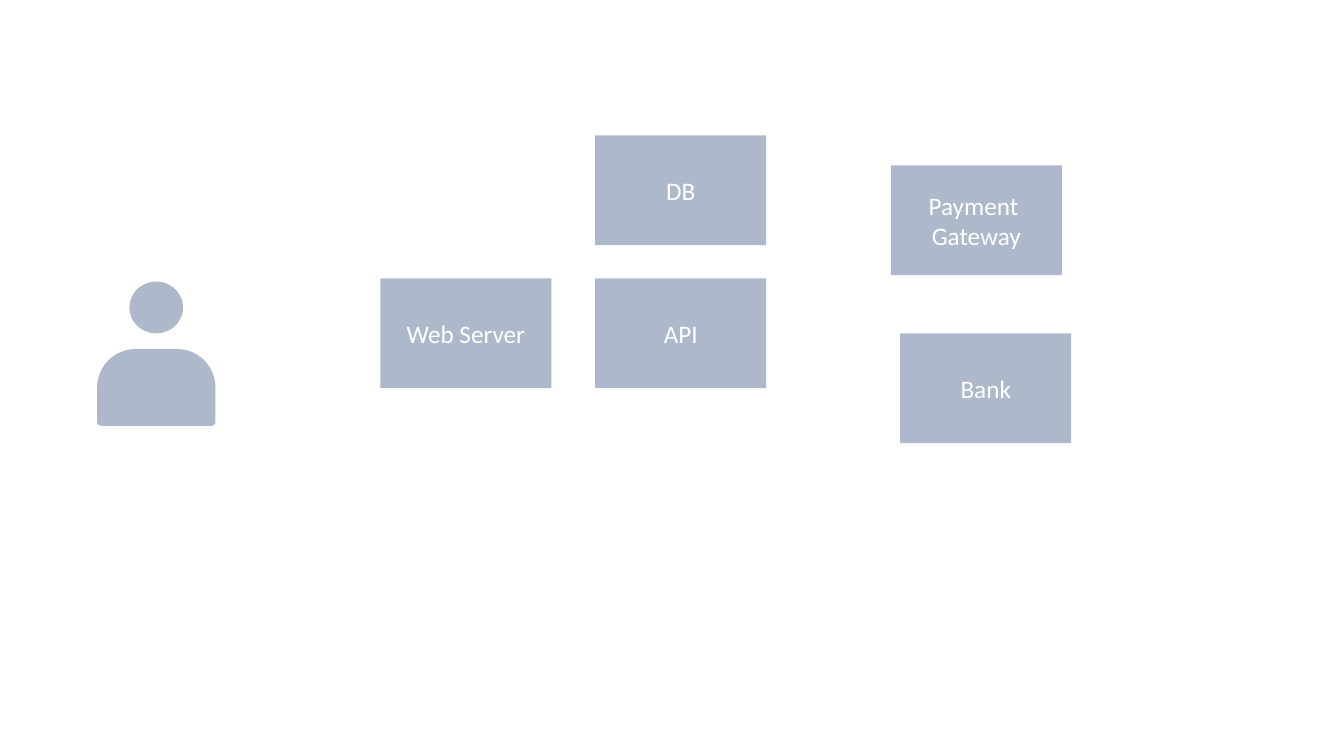
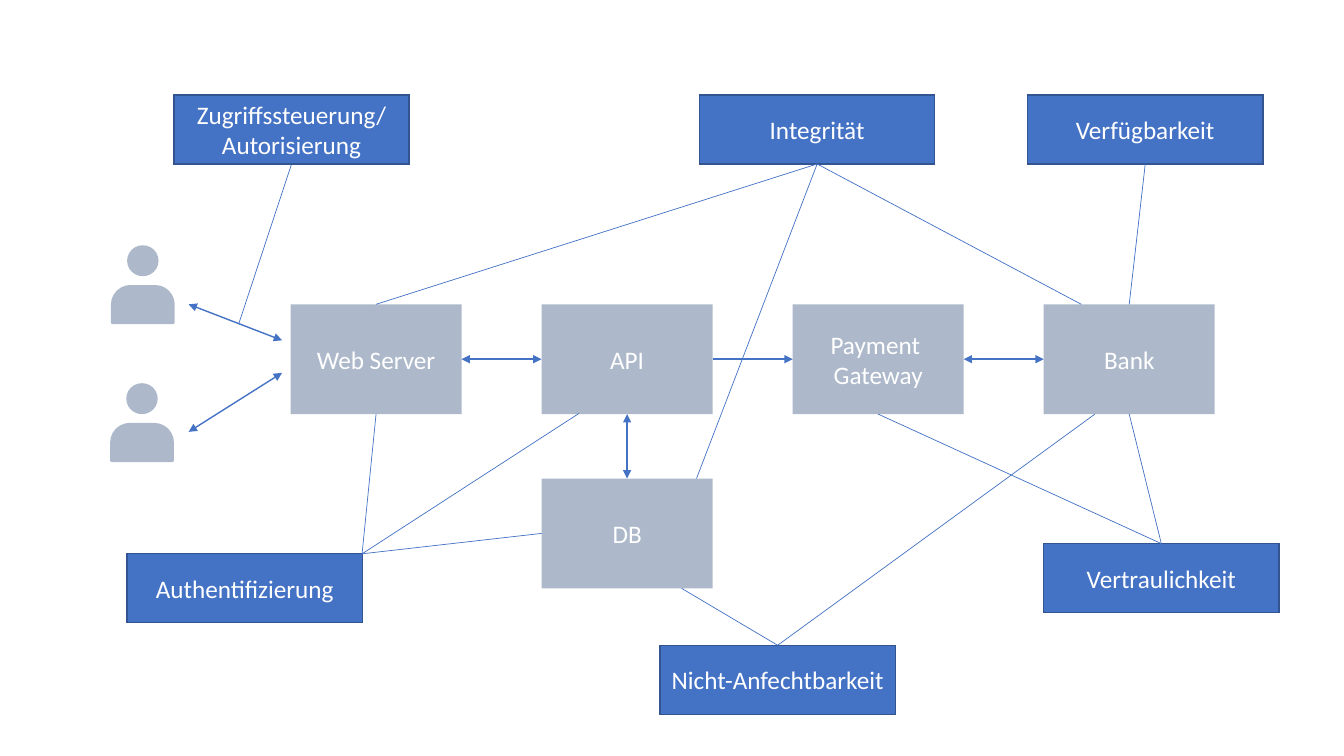
Before and after one commit to pafinkbeiner/swe-security, a slide deck: slide 1 of Dokumentation/Literatur/Architektur.pptx. Drawn at 1344x756 pixels with LibreOffice and Linux fonts; fonts in the diff are those of the drawing. Boxes give left, top, right and bottom in pixels: in the first picture for what was removed or moved away, otherwise in the second. Text is boxed around its words. In the diff, an @@ line names an element or a change of style, - is before the commit and + after.

Commit message:
Präsi

```diff
--- a/Dokumentation/Literatur/Architektur.pptx
+++ b/Dokumentation/Literatur/Architektur.pptx
@@ rectangle added at (174, 95, 409, 163), fill #4472C4, outline #325491 1 pt, 18 pt, text #FFFFFF @@
+Zugriffssteuerung/ Autorisierung
@@ rectangle added at (700, 95, 935, 163), fill #4472C4, outline #325491 1 pt, 18 pt, text #FFFFFF @@
+Integrität
@@ rectangle added at (1028, 95, 1263, 163), fill #4472C4, outline #325491 1 pt, 18 pt, text #FFFFFF @@
+Verfügbarkeit
@@ line added from (239, 325) to (291, 164), #4472C4 0.5 pt @@
@@ line added from (818, 164) to (376, 304), #4472C4 0.5 pt @@
@@ line added from (697, 479) to (818, 164), #4472C4 0.5 pt @@
@@ line added from (818, 164) to (1082, 304), #4472C4 0.5 pt @@
@@ line added from (1145, 164) to (1129, 304), #4472C4 0.5 pt @@
@@ ellipse: place and size @@
-ellipse at (129, 281, 182, 333)
+ellipse at (127, 245, 158, 276)
@@ round same rect: place and size @@
-round same rect at (97, 349, 215, 425)
+round same rect at (111, 285, 174, 325)
@@ double arrow added from (189, 304) to (282, 341), #4472C4 1 pt @@
@@ rectangle "Web Server": place and size @@
-rectangle "Web Server" at (380, 278, 552, 388)
+rectangle "Web Server" at (290, 304, 462, 414)
@@ rectangle "API": place and size @@
-rectangle "API" at (596, 278, 767, 388)
+rectangle "API" at (541, 304, 713, 414)
@@ rectangle "Payment": place and size @@
-rectangle "Payment" at (891, 165, 1063, 275)
+rectangle "Payment" at (792, 304, 964, 414)
@@ rectangle "Bank": place and size @@
-rectangle "Bank" at (900, 334, 1072, 444)
+rectangle "Bank" at (1044, 304, 1215, 414)
@@ double arrow added from (462, 359) to (541, 359), #4472C4 1 pt @@
@@ arrow added from (713, 359) to (792, 359), #4472C4 1 pt @@
@@ double arrow added from (964, 359) to (1044, 359), #4472C4 1 pt @@
@@ ellipse added at (126, 383, 157, 414), fill #ADB9CA @@
@@ double arrow added from (189, 432) to (282, 373), #4472C4 1 pt @@
@@ line added from (376, 414) to (362, 554), #4472C4 0.5 pt @@
@@ line added from (362, 554) to (579, 413), #4472C4 0.5 pt @@
@@ double arrow added from (627, 414) to (627, 479), #4472C4 1 pt @@
@@ line added from (1095, 414) to (778, 645), #4472C4 0.5 pt @@
@@ line added from (878, 414) to (1162, 543), #4472C4 0.5 pt @@
@@ line added from (1129, 414) to (1162, 543), #4472C4 0.5 pt @@
@@ round same rect added at (110, 423, 173, 463), fill #ADB9CA @@
@@ rectangle "DB": place and size @@
-rectangle "DB" at (596, 135, 767, 245)
+rectangle "DB" at (541, 479, 713, 589)
@@ line added from (362, 554) to (541, 533), #4472C4 0.5 pt @@
@@ rectangle added at (127, 554, 362, 622), fill #4472C4, outline #325491 1 pt, 18 pt, text #FFFFFF @@
+Authentifizierung
@@ rectangle added at (1044, 543, 1278, 612), fill #4472C4, outline #325491 1 pt, 18 pt, text #FFFFFF @@
+Vertraulichkeit
@@ line added from (682, 589) to (778, 645), #4472C4 0.5 pt @@
@@ rectangle added at (660, 645, 895, 714), fill #4472C4, outline #325491 1 pt, 18 pt, text #FFFFFF @@
+Nicht-Anfechtbarkeit
```
